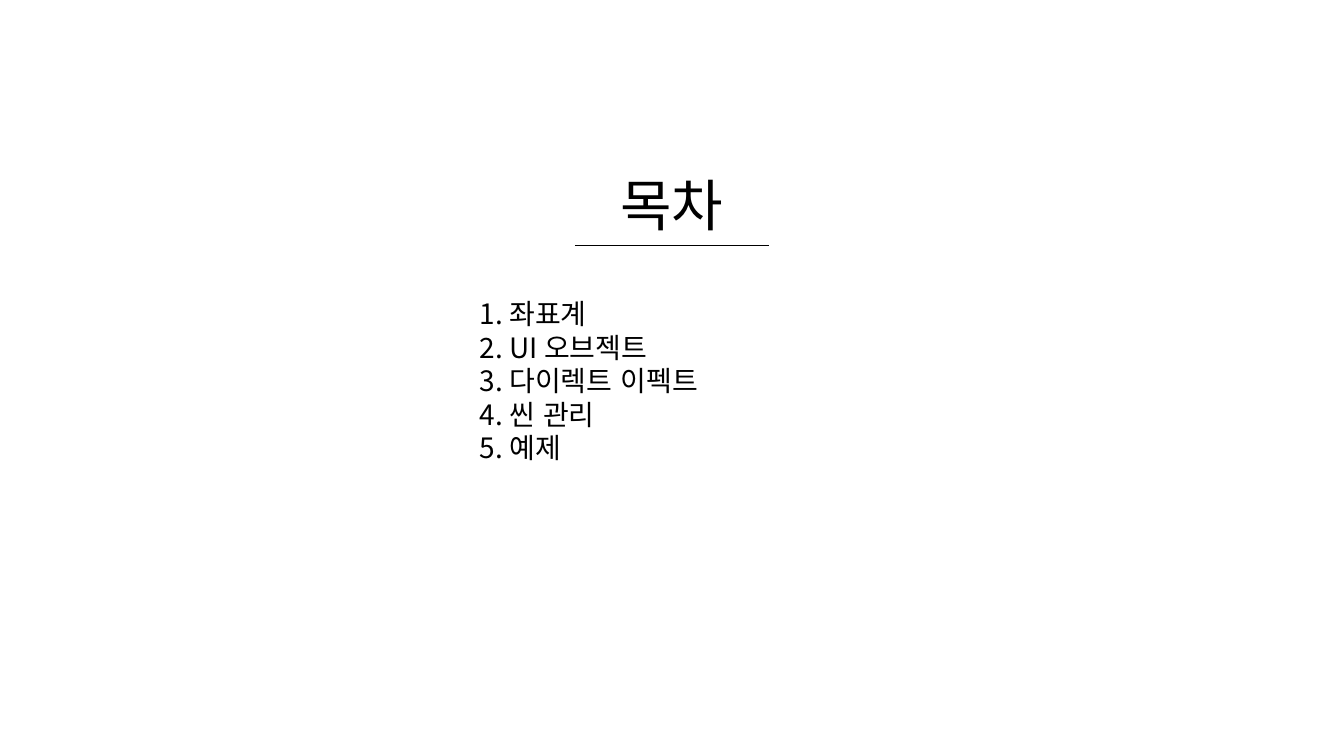
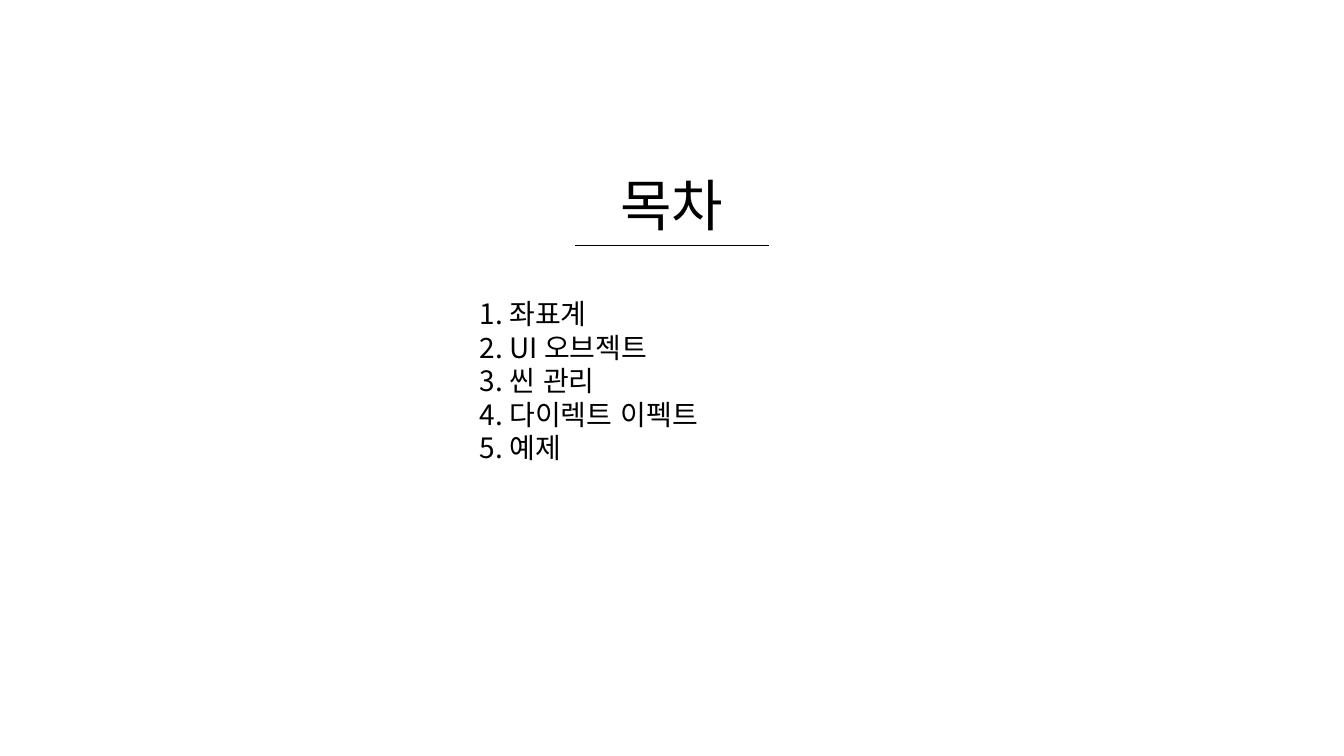
Before and after one commit to WooLyung/2021-RG-Lecture, a slide deck: slide 2 of 수업 자료/9 - RG 엔진 심화.pptx. Drawn at 1344x756 pixels with LibreOffice and Linux fonts; fonts in the diff are those of the drawing. Boxes give left, top, right and bottom in pixels: in the first picture for what was removed or moved away, otherwise in the second. Text is boxed around its words. In the diff, an @@ line names an element or a change of style, - is before the commit and + after.

```diff
--- a/수업 자료/9 - RG 엔진 심화.pptx
+++ b/수업 자료/9 - RG 엔진 심화.pptx
@@ text at (x1=480, y1=367, x2=697, y2=428): text changed @@
-3. 다이렉트 이펙트
-4. 씬 관리
+3. 씬 관리
+4. 다이렉트 이펙트
```
Also in this commit, not shown: 1 other slide changed, 23 slides added, 5 other files.
